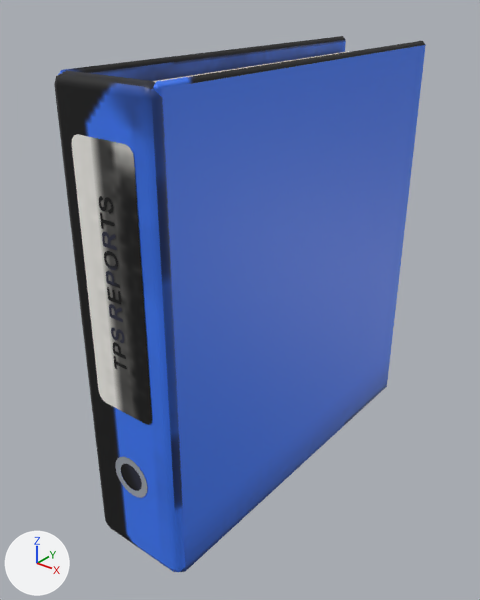
An edit to the glTF model client/public/models/binder.glb, drawn before and after from the same camera.
Rendered twice from a 50 mm lens placed at (0.262, -0.362, 0.353), pointed at (-0.011, -0.021, 0.141). Every picture has the same lights, and +X, +Y and +Z are marked at lower left. The older version comes first. Vertices at exactly the same position are counted once.

Before the edit, the objects in view are built like this:
```python
me_binder = bpy.data.meshes.new('binder')
me_binder.from_pydata(...)  # 765 vertices, 863 faces; spans x -0.038..0.038, y -0.146..0.145, z 0.0..0.31
# faces by material slot: [196, 44, 14, 569, 40]
me_binder.materials.append(mat_accent)
me_binder.materials.append(mat_pages)
me_binder.materials.append(mat_spinelabel)
me_binder.materials.append(mat_ink)
me_binder.materials.append(mat_chrome)
ob_binder = bpy.data.objects.new('binder', me_binder)
ob_binder.location = (0.0, 0.0, 0.0)
```
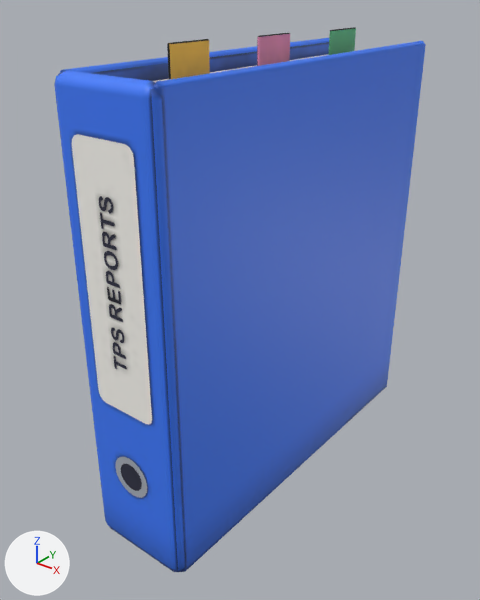
Changed parts and their boxes [x1, y1, x2, y2] in the pictures (480 x 600 px):
'binder', reshaped
    before: [54, 36, 426, 573]
    after: [54, 27, 426, 573]
part 1 of me_binder, added (brown)
    after: [167, 39, 210, 80]
part 2 of me_binder, added (purple)
    after: [257, 33, 290, 66]
part 3 of me_binder, added (green)
    after: [328, 27, 356, 55]
part 4 of me_binder, surface changed (lighter)
    both: [54, 38, 425, 573]

What changed in the scene script:
```text
Add mat_tabpink:
    mat_tabpink = bpy.data.materials.new('TabPink')
    # colours: pink #ff9dcb
    # uses the picture img_binder_ao
Add mat_tabyellow:
    mat_tabyellow = bpy.data.materials.new('TabYellow')
    # colours: yellow #ffc94a
    # uses the picture img_binder_ao
Add mat_tabmint:
    mat_tabmint = bpy.data.materials.new('TabMint')
    # colours: green #6edc9a
    # uses the picture img_binder_ao
Change me_binder:
    used by ob_binder; location = (0.0, 0.0, 0.0)
    remove me_binder.from_pydata(...)  # 765 vertices, 863 faces; spans x -0.038..0.038, y -0.146..0.145, z 0.0..0.31
    add me_binder.from_pydata(...)  # 837 vertices, 995 faces; spans x -0.038..0.038, y -0.146..0.145, z 0.0..0.321
    me_binder part 1: the loose piece of 24 vertices spanning x -0.029..0.029, y -0.128..0.14, z 0.007..0.299 is copied, and the copy is scaled about its middle by (0.0124, 0.125, 0.1), then moved by (-0.008, -0.076, 0.153), in mat_tabyellow; it spans x -0.009..-0.007, y -0.087..-0.053, z 0.291..0.321
    me_binder part 2: the loose piece of 24 vertices spanning x -0.029..0.029, y -0.128..0.14, z 0.007..0.299 is copied, and the copy is scaled about its middle by (0.0124, 0.125, 0.1), then moved by (0.0, -0.006, 0.153), in mat_tabpink; it spans x -0.001..0.001, y -0.017..0.017, z 0.291..0.321
    me_binder part 3: the loose piece of 24 vertices spanning x -0.029..0.029, y -0.128..0.14, z 0.007..0.299 is copied, and the copy is scaled about its middle by (0.0124, 0.125, 0.1), then moved by (0.008, 0.064, 0.153), in mat_tabmint; it spans x 0.007..0.009, y 0.053..0.087, z 0.291..0.321
    me_binder part 4: 809 kept faces spanning x -0.038..0.038, y -0.146..0.145, z 0.0..0.31 get new texture (UV) coordinates
    add me_binder.materials.append(mat_tabyellow)
    add me_binder.materials.append(mat_tabpink)
    add me_binder.materials.append(mat_tabmint)
```
